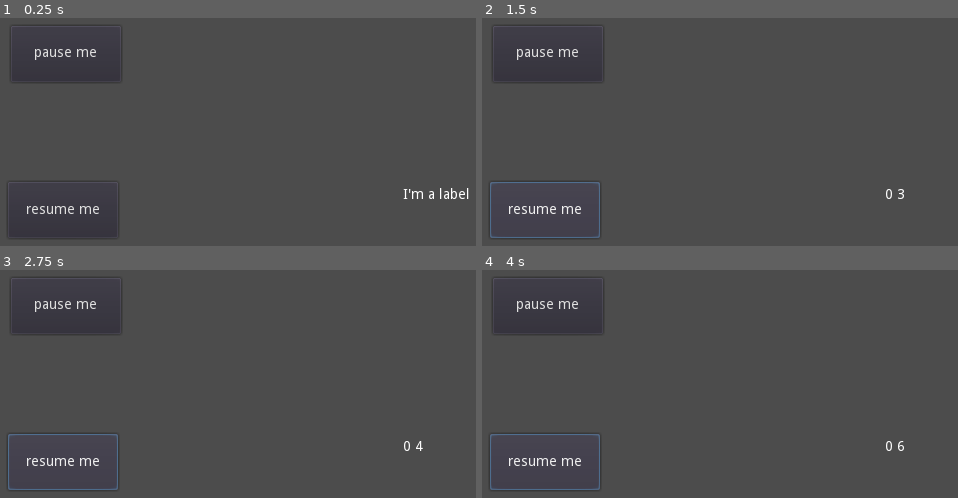
Above: before the commit, frames 1-4 (two rows, left to right).
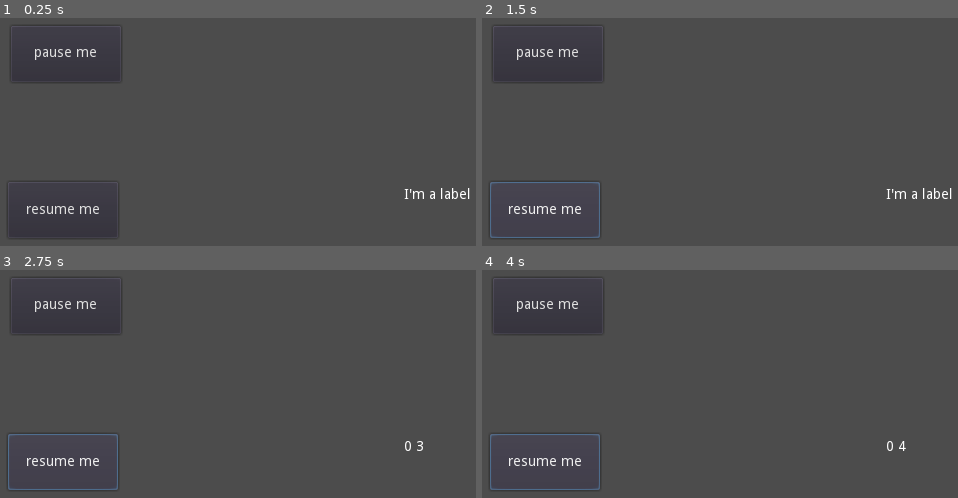
Above: after the commit, the same moments.

Repository: Speedphoenix/Mayor-of-Kanaka
Game: Godot game, scene res://dummytests/TestScene.tscn
Two runs of this game, one before a commit and one after it. Both use one fixed random seed, a clock stepped at 60 frames per second and the inputs below. This scene is started directly instead of the project's main scene.
Inputs:
- Up to frame 1 (0.25 s): no input
- Up to frame 2 (1.5 s): click "pause me" at 0.5 s; click "resume me" at 1.25 s
- Up to frame 3 (2.75 s): click "resume me" at 2 s
- Up to frame 4 (4 s): click "resume me" at 2.75 s; tap Enter at 3.5 s

The runs differ from the first frame. In frame 1, 0.3% of the frame differs, in the area x 84-99%, y 74-80%; in frame 2, 0.3%; in frame 3, 0.1%; in frame 4, 0.1%.
Error before the commit: Attempt to call function 'pause_turns' in base 'null instance' on a null instance. (res://dummytests/TestLabel.gd:18)

Commit message:
Small changes

Diff:
--- a/dummytests/TestLabel.gd
+++ b/dummytests/TestLabel.gd
@@ -15,10 +15,10 @@
 	text = str(newturn) + " " + str(newday)
 
 func pauseit():
-	get_node("../TurnController").pause_turns()
+	get_node("../GlobalObject/TurnController").pause_turns()
 
 func resumeit():
-	get_node("../TurnController").resume_turns()
+	get_node("../GlobalObject/TurnController").resume_turns()
 
 
 func _on_GaugeController_gauge_changed(gauge_name: String, new_value: int, old_value: int):
--- a/dummytests/TestScene.tscn
+++ b/dummytests/TestScene.tscn
@@ -16,9 +16,9 @@
 days_in_a_month = 9
 
 [node name="TestLabel" type="Label" parent="."]
-margin_left = 489.946
+margin_left = 490.695
 margin_top = 261.454
-margin_right = 556.946
+margin_right = 557.695
 margin_bottom = 275.454
 text = "I'm a label"
 script = ExtResource( 1 )
--- a/dummytests/events/TestEvent1.tres
+++ b/dummytests/events/TestEvent1.tres
@@ -9,3 +9,5 @@
 active_duration = 0
 accept_msg = "Accept"
 refuse_msg = "Refuse"
+weight = 1
+trigger_count = -1
--- a/dummytests/events/TestEvent2.gd
+++ b/dummytests/events/TestEvent2.gd
@@ -1,12 +1,22 @@
 extends BaseEvent
 
+export(int) var how_much_to_kill = 5
 
 # Called when the event is created, before the player has interracted with it
 func on_triggered(scene_tree: SceneTree) -> void:
 	print("testevent2 triggered")
 
 func on_accepted(scene_tree: SceneTree) -> void:
+	var global_object = scene_tree.get_current_scene().get_node("GlobalObject")
+	var turn_controller = global_object.get_node("TurnController")
+	var gauge_controller: GaugeController = global_object.get_node("GaugeController")
+
 	print("testevent2 accepted")
+
+	yield(turn_controller, "turn_changed")
+	gauge_controller.apply_to_gauge("HEALTH", how_much_to_kill)
+	yield(turn_controller, "turn_changed")
+
 
 func on_refused(scene_tree: SceneTree) -> void:
 	print("testevent2 refused")
--- a/dummytests/events/TestEvent2.tres
+++ b/dummytests/events/TestEvent2.tres
@@ -9,3 +9,6 @@
 active_duration = 2
 accept_msg = "Accept"
 refuse_msg = "Refuse"
+weight = 1
+trigger_count = -1
+how_much_to_kill = 8
--- a/scripts/GaugeController.gd
+++ b/scripts/GaugeController.gd
@@ -23,7 +23,7 @@
 }
 
 # These will generally be set through the game parameters
-var gauges: Dictionary = {
+var _gauges: Dictionary = {
 	"HEALTH": 50,
 	"SATISFACTION": 50,
 	"NATURE": 50,
@@ -44,40 +44,40 @@
 	return false
 
 func get_gauge(name: String) -> int:
-	assert(name in gauges)
-	return gauges[name]
+	assert(name in _gauges)
+	return _gauges[name]
 
 # Sets gauge and emits the signal
 func set_gauge(name: String, value: int) -> void:
-	assert(name in gauges)
-	var old_value = gauges[name]
-	gauges[name] = value
+	assert(name in _gauges)
+	var old_value = _gauges[name]
+	_gauges[name] = value
 	if emit_signal_on_identical_new_value || old_value != value:
-		emit_signal("gauge_changed", name, gauges[name], old_value)
+		emit_signal("gauge_changed", name, _gauges[name], old_value)
 
 func set_gauges(values: Dictionary, send_signal := true) -> void:
-	var old_values = gauges.duplicate()
+	var old_values = _gauges.duplicate()
 	for gauge_name in values:
 		set_gauge(gauge_name, values[gauge_name])
 	if ((emit_signal_on_identical_new_value
-		|| _gauges_are_different(old_values, gauges))
+		|| _gauges_are_different(old_values, _gauges))
 		&& send_signal):
-		emit_signal("gauges_changed", gauges, old_values)
+		emit_signal("gauges_changed", _gauges, old_values)
 
 func apply_to_gauge(name: String, diff: int) -> void:
-	assert(name in gauges)
-	var old_value = gauges[name]
-	gauges[name] += diff
-	if gauges[name] > gauge_limits[name]:
-		gauges[name] = gauge_limits[name]
-	if gauges[name] < lower_gauge_limit:
-		gauges[name] = 0
-	if emit_signal_on_identical_new_value || gauges[name] != old_value:
-		emit_signal("gauge_changed", name, gauges[name], old_value)
+	assert(name in _gauges)
+	var old_value = _gauges[name]
+	_gauges[name] += diff
+	if _gauges[name] > gauge_limits[name]:
+		_gauges[name] = gauge_limits[name]
+	if _gauges[name] < lower_gauge_limit:
+		_gauges[name] = 0
+	if emit_signal_on_identical_new_value || _gauges[name] != old_value:
+		emit_signal("gauge_changed", name, _gauges[name], old_value)
 
 func apply_to_gauges(differences: Dictionary) -> void:
-	var old_values = gauges.duplicate()
+	var old_values = _gauges.duplicate()
 	for gauge_name in differences:
 		apply_to_gauge(gauge_name, differences[gauge_name])
-	if emit_signal_on_identical_new_value || _gauges_are_different(old_values, gauges):
-		emit_signal("gauges_changed", gauges, old_values)
+	if emit_signal_on_identical_new_value || _gauges_are_different(old_values, _gauges):
+		emit_signal("gauges_changed", _gauges, old_values)
--- a/scripts/UnderUI.gd
+++ b/scripts/UnderUI.gd
@@ -7,7 +7,7 @@
 var eventsList
 
 onready var global = get_tree().get_current_scene().get_node("GlobalObject")
-onready var turn_controller = global.get_node("TurnController")
+onready var turn_controller: TurnController = global.get_node("TurnController")
 
 # Called when the node enters the scene tree for the first time.
 func _ready():
